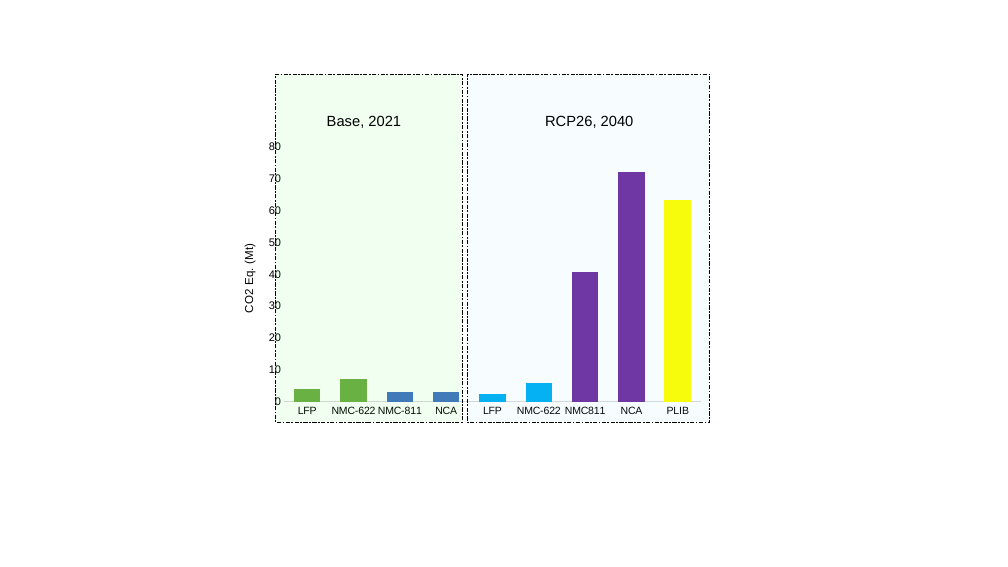
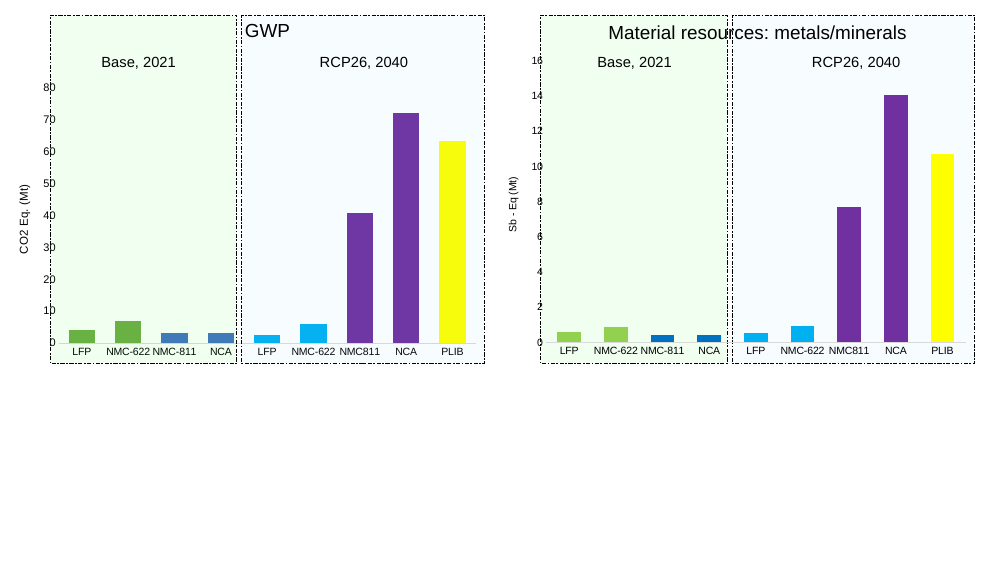
Before and after one commit to samuelqh/recharge, a slide deck: slide 1 of Results/battery scaling results.pptx. Drawn at 1008x567 pixels with LibreOffice and Linux fonts; fonts in the diff are those of the drawing. Boxes give left, top, right and bottom in pixels: in the first picture for what was removed or moved away, otherwise in the second. Text is boxed around its words. In the diff, an @@ line names an element or a change of style, - is before the commit and + after.

Commit message:
add

```diff
--- a/Results/battery scaling results.pptx
+++ b/Results/battery scaling results.pptx
@@ 2 texts, 2 rectangles, 1 column chart: place and size @@
-2 texts, 2 rectangles, 1 column chart at bbox=[225, 74, 711, 423]
+2 texts, 2 rectangles, 1 column chart at bbox=[0, 15, 485, 364]
@@ text added at bbox=[245, 23, 290, 38], 18 pt, text #000000 @@
+GWP
@@ rectangle added at bbox=[541, 15, 727, 364], fill #00FF00 at 6% opacity, outline #000000 0.75 pt dashed @@
@@ text added at bbox=[608, 24, 906, 43], 18 pt, text #000000 @@
+Material resources: metals/minerals
@@ rectangle added at bbox=[732, 15, 975, 364], fill #66CCFF at 5% opacity, outline #000000 0.75 pt dashed @@
@@ column chart added at bbox=[490, 49, 975, 364] @@
+categories: LFP, NMC-622, NMC-811, NCA, LFP, NMC-622, NMC811, NCA, PLIB
+Series 1: 0.6, 0.9, 0.4, 0.4, 0.5, 0.9, 7.7, 14, 10.7
@@ text added at bbox=[597, 56, 672, 69], 14 pt, text #000000 @@
+Base, 2021
@@ text added at bbox=[812, 56, 901, 69], 14 pt, text #000000 @@
+RCP26, 2040
```
Also in this commit, not shown: 1 slide added.
